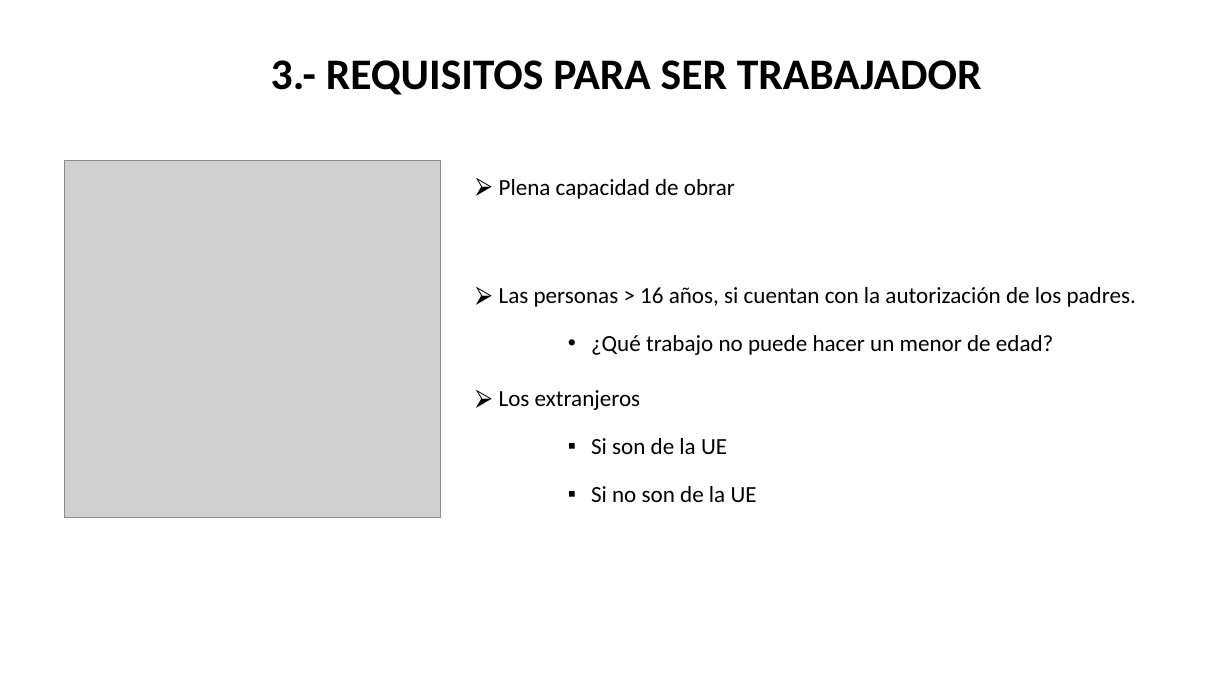
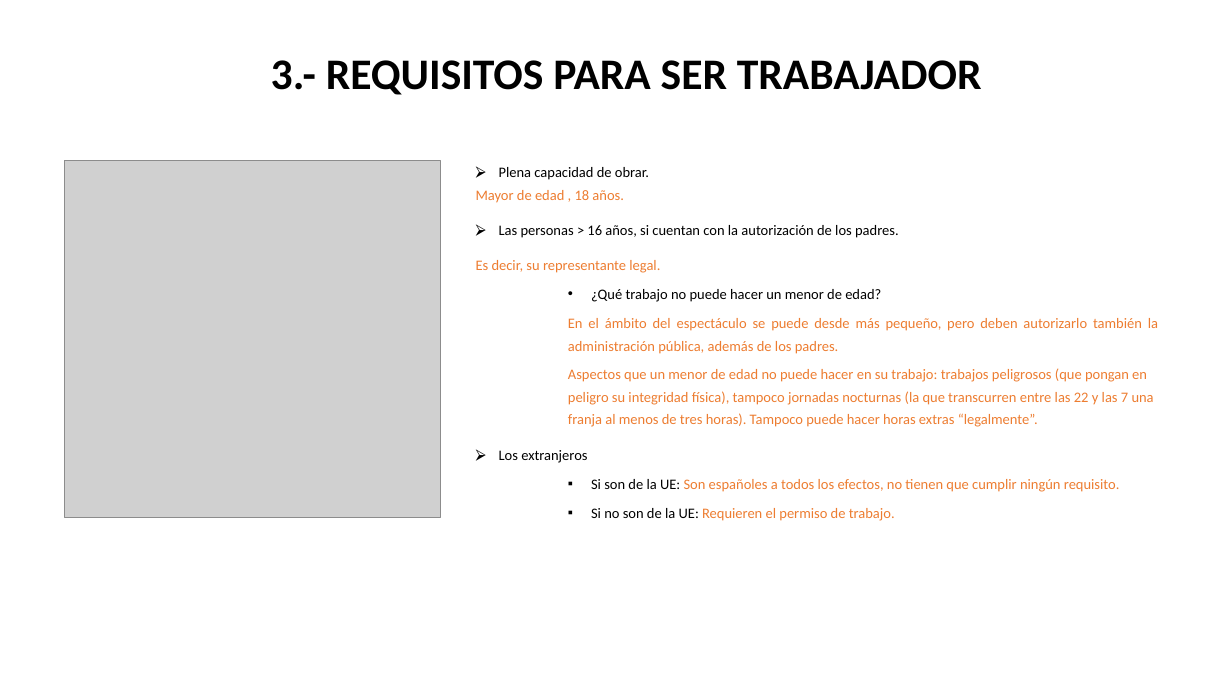
Before and after one commit to DiMaPaGa/daw1, a slide deck: slide 12 of PROGRAMACION/FOL/TEMA 1 FOL ALUMNOS.pptx. Drawn at 1232x693 pixels with LibreOffice and Linux fonts; fonts in the diff are those of the drawing; grey boxes stand for pictures. Boxes give left, top, right and bottom in pixels: in the first picture for what was removed or moved away, otherwise in the second. Text is boxed around its words. In the diff, an @@ line names an element or a change of style, - is before the commit and + after.

```diff
--- a/PROGRAMACION/FOL/TEMA 1 FOL ALUMNOS.pptx
+++ b/PROGRAMACION/FOL/TEMA 1 FOL ALUMNOS.pptx
@@ text at (x1=476, y1=167, x2=649, y2=203): text changed; size 18 to 11.2 pt @@
-⮚ Plena capacidad de obrar
+⮚ Plena capacidad de obrar.
+Mayor de edad , 18 años.
@@ text at (x1=499, y1=225, x2=899, y2=463): size 18 to 11.2 pt in "Las personas > 16 años, si cuentan ...", "¿Qué trabajo no puede hacer un menor ...", "Los extranjeros"; line spacing 1.5 to 1.3 @@
@@ text at (x1=476, y1=260, x2=660, y2=273): paragraph added @@
+Es decir, su representante legal.
@@ text at (x1=568, y1=318, x2=1158, y2=427): paragraphs added @@
+    En el ámbito del espectáculo se puede desde más pequeño, pero deben autorizarlo también la administración pública, además de los padres.
+    Aspectos que un menor de edad no puede hacer en su trabajo: trabajos peligrosos (que pongan en peligro su integridad física), tampoco jornadas nocturnas (la que transcurren entre las 22 y las 7 una franja al menos de tres horas). Tampoco puede hacer horas extras “legalmente”.
@@ text at (x1=591, y1=479, x2=1120, y2=521): text changed; size 18 to 11.2 pt; text colour #000000 to #ED7D31 @@
-    ▪ Si son de la UE
-    ▪ Si no son de la UE
+    ▪ Si son de la UE: Son españoles a todos los efectos, no tienen que cumplir ningún requisito.
+    ▪ Si no son de la UE: Requieren el permiso de trabajo.
```
Also in this commit, not shown: 5 other slides changed, 7 other files.
